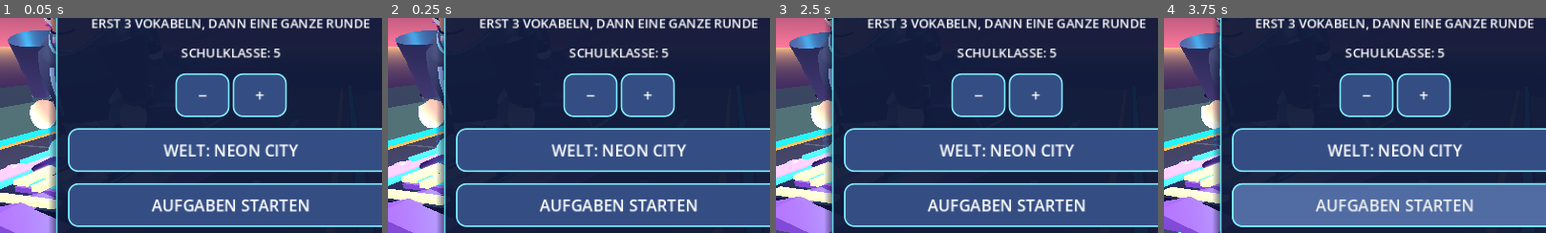
Above: before the commit, frames 1-4 (left to right).
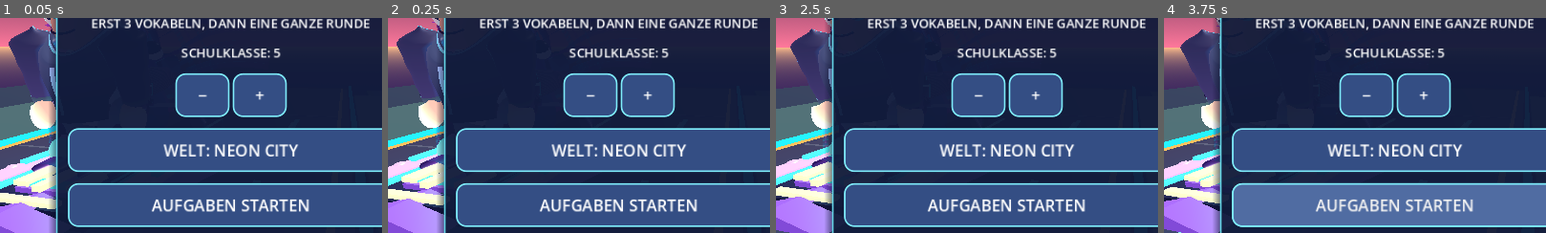
Above: after the commit, the same moments.

Repository: mtothek0703/learnquest-unity-web
Game: Godot game, scene res://main.tscn
Two runs of this game, one before a commit and one after it. Both use one fixed random seed, a clock stepped at 60 frames per second and the inputs below.
Inputs (mouse positions are % of the whole screen's width and height, from its top left):
- Up to frame 1 (0.05 s): no input
- Up to frame 2 (0.25 s): no input
- Up to frame 3 (2.5 s): move the mouse to (72, 45) at 0.52 s; hold Right 0.53-1.25 s; hold Q 0.53-1.25 s; click (72, 45) at 0.67 s; tap Space at 0.77, 1.07 s; drag from (30, 55) to (45, 70) at 1.27 s; move the mouse to (60, 28) at 2.02 s; hold Right from 2.03 s (still down); hold R from 2.03 s (still down)
- Up to frame 4 (3.75 s): release Right at 2.75 s; release R at 2.75 s; drag from (45, 70) to (20, 35) at 2.77 s; move the mouse to (80, 65) at 3.52 s; hold Left from 3.53 s (still down); hold E from 3.53 s (still down)
The pictures show only the part of the screen within x 20-70%, y 30-80%; the shares and areas given below are measured in that part.

The runs differ from the first frame. In frame 1, 0.8% of the frame differs, in the area x 2-15%, y 3-40%; in frame 2, 0.7%; in frame 3, 0.7%; in frame 4, 0.7%.

Commit message:
V111 visual fix: close oversized shoulder cups into smoothly tapered skinned caps

Diff:
--- a/godot/rider_skinned_armwear.gd
+++ b/godot/rider_skinned_armwear.gd
@@ -89,7 +89,10 @@
     var angle := TAU * u
     var shoulder := 1.0 - smoothstep(0.04, 0.34, t)
     var elbow := exp(-pow((t - 0.55) / 0.17, 2.0))
-    var radius := lerpf(0.310, 0.145, t) + 0.015 * shoulder
+    # Close the upper ring into a smooth shoulder dome: the first PR render
+    # revealed an open, oversized cup with the pink body still visible inside.
+    var shoulder_cap := smoothstep(0.0, 0.19, t)
+    var radius := (lerpf(0.300, 0.145, t) + 0.018 * shoulder) * shoulder_cap + 0.012
     # Subtle tailoring: shoulder fullness, tapered elbow and three soft folds.
     radius += (0.009 * sin(t * TAU * 3.0) + 0.006 * cos(angle * 3.0)) * elbow
     radius += 0.010 if kind == 2 else (0.012 if kind == 1 else 0.0)
@@ -100,15 +103,15 @@
     # perpendicular to the actual sloping shoulder-to-wrist centerline.
     # The shoulder overlaps the continuous jacket, while the wrist terminates
     # at the existing articulated hand rather than beyond it.
-    var start := Vector3(side * 0.61, 2.15, -0.24)
+    var start := Vector3(side * 0.61, 2.29, -0.31)
     var finish := Vector3(side * 0.73, 1.33, -0.06)
     var center := start.lerp(finish, t)
     center.x += side * 0.018 * sin(t * PI)
     center.z += 0.024 * sin(t * PI)
     var tangent := Vector3(
         side * (0.12 + 0.018 * PI * cos(t * PI)),
-        -0.82,
-        0.18 + 0.024 * PI * cos(t * PI)
+        -0.96,
+        0.25 + 0.024 * PI * cos(t * PI)
     ).normalized()
     var radial_x := (Vector3.RIGHT - tangent * tangent.x).normalized()
     var radial_z := tangent.cross(radial_x).normalized()
